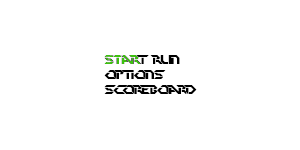
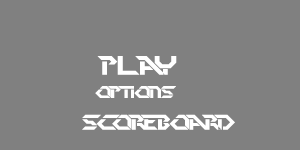
Two versions of the same layered image (300x150). Layer-by-layer changes:
added layer "scoreboards" above "options" over box(82, 114, 235, 130)
added layer "options" above "play" over box(95, 86, 176, 98)
added layer "play" above "Laag 2" over box(97, 56, 177, 75)
renamed "Laag 1" to "Laag 2", painted on it over box(0, 0, 300, 150)
removed layer "start run options scoreboard" over box(104, 55, 197, 94)
removed layer "Achtergrond" over box(0, 0, 300, 150)
